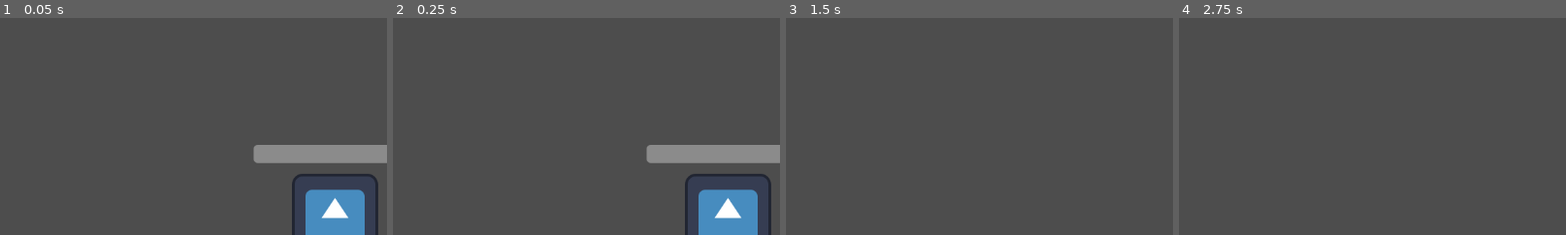
Above: before the commit, frames 1-4 (left to right).
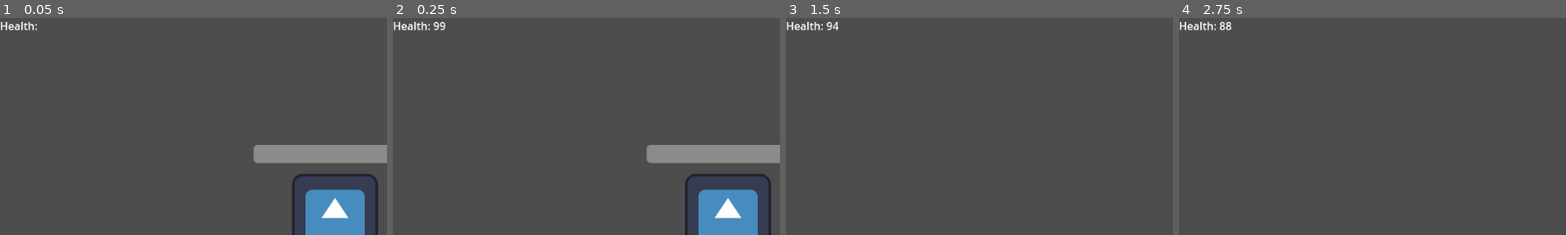
Above: after the commit, the same moments.

Repository: BumbertoEko/git_test_rep
Game: Godot game, scene res://Scenes/world.tscn
The game is run twice, just before and just after one commit, with the same random seed, the same clock (stepped at 60 frames per second) and the same inputs. The engine's default icon, where the game draws it, is replaced by a stand-in: a white triangle on a blue panel in a dark square.
Inputs:
- Up to frame 1 (0.05 s): no input
- Up to frame 2 (0.25 s): no input
- Up to frame 3 (1.5 s): tap Enter at 0.5 s; hold D (Right) 0.53-1.28 s; hold S (Down) from 1.28 s (still down)
- Up to frame 4 (2.75 s): release S (Down) at 2.03 s; hold D (Right) from 2.03 s (still down)
The pictures show only the part of the screen within x 0-50%, y 0-50%; the shares and areas given below are measured in that part.

The runs differ from the first frame. In frame 1, 0.2% of the frame differs, in the area x 0-10%, y 1-6%; in frame 2, 0.3%; in frame 3, 0.3%; in frame 4, 0.3%, in the area x 0-14%, y 1-6%.

Commit message:
Displays Health
Top left it shows health

Diff:
--- a/Scenes/world.tscn
+++ b/Scenes/world.tscn
@@ -6,3 +6,10 @@
 
 [node name="Player" parent="." instance=ExtResource("1_q07vk")]
 position = Vector2(498, 296)
+
+[node name="RichTextLabel" type="RichTextLabel" parent="."]
+offset_right = 79.0
+offset_bottom = 25.0
+text = "Health: 95.5"
+scroll_active = false
+autowrap_mode = 0
--- a/Script/CharacterBody2D.gd
+++ b/Script/CharacterBody2D.gd
@@ -2,6 +2,7 @@
 
 const SPEED = 500.0
 var health = 100.0
+var health_display = str("Health: ")
 
 #-------------------------------------------------------------------------------- movement
 # Get the gravity from the project settings to be synced with RigidBody nodes.
@@ -34,6 +35,11 @@
 	if health < 0:
 		print("dead")
 
+func _ready():
+	$"../RichTextLabel".text = health_display
+
 func _on_timer_timeout():
 	health = health - 0.5
 	$Timer.start()
+	health_display = str("Health: ") + str(health)
+	$"../RichTextLabel".text = health_display
